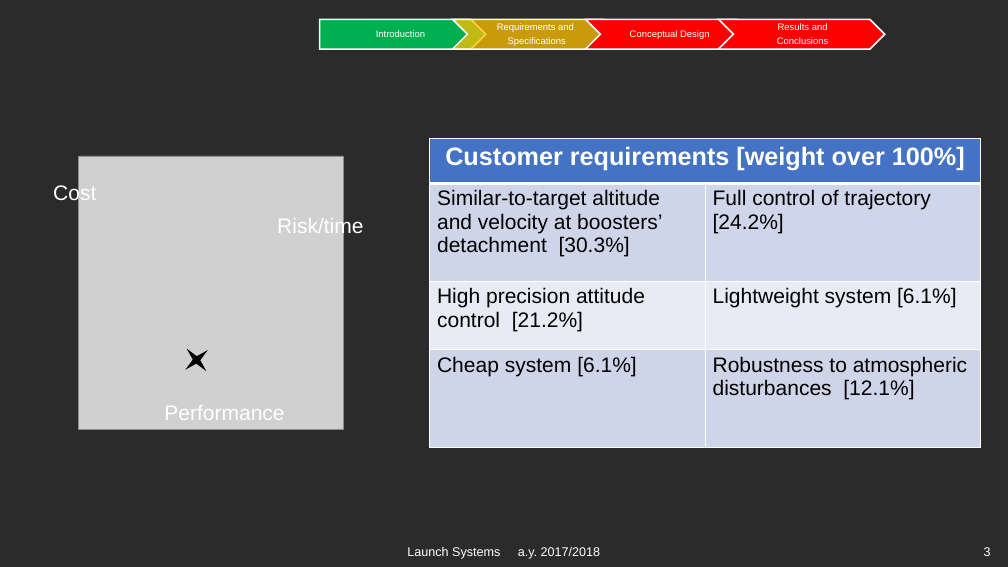
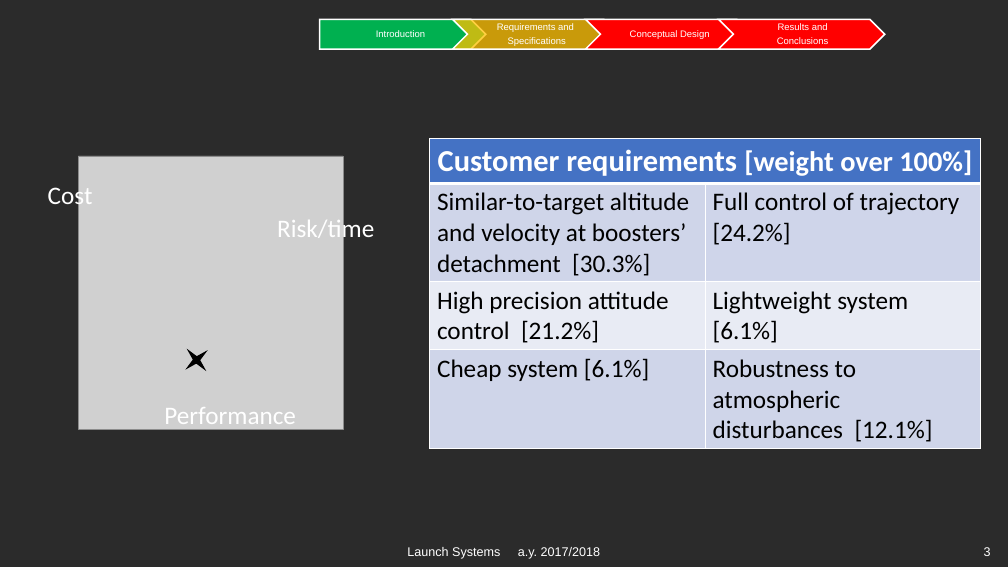
Before and after one commit to aeroanselm/Imbalance_project, a slide deck: slide 3 of Report/Ariane_5_ECA_Imbalance.pptx. Drawn at 1008x567 pixels with LibreOffice and Linux fonts; fonts in the diff are those of the drawing; grey boxes stand for pictures; background and template pictures are left out; a plain dark background stands for a picture behind light text. Boxes give left, top, right and bottom in pixels: in the first picture for what was removed or moved away, otherwise in the second. Text is boxed around its words. In the diff, an @@ line names an element or a change of style, - is before the commit and + after.

```diff
--- a/Report/Ariane_5_ECA_Imbalance.pptx
+++ b/Report/Ariane_5_ECA_Imbalance.pptx
@@ table at (430,138,980,448) @@
@@ size 24 to 29 pt in "Customer requirements" @@
@@ size 24 to 27 pt in "[weight over 100%]" @@
@@ font Arial to Calibri @@
@@ size 20 to 24 pt in "Similar-to-target altitude and velocity at boosters’ detachm ...", "Full control of trajectory [24.2%]", "High precision attitude control [21.2%]", "Lightweight system [6.1%]" and 2 more places @@
@@ size 20 to 24 pt, font Arial to Calibri in 3 elements at (48,183,93,210), (164,407,296,431), (277,216,374,243) @@
```
Also in this commit, not shown: 6 other slides changed.
